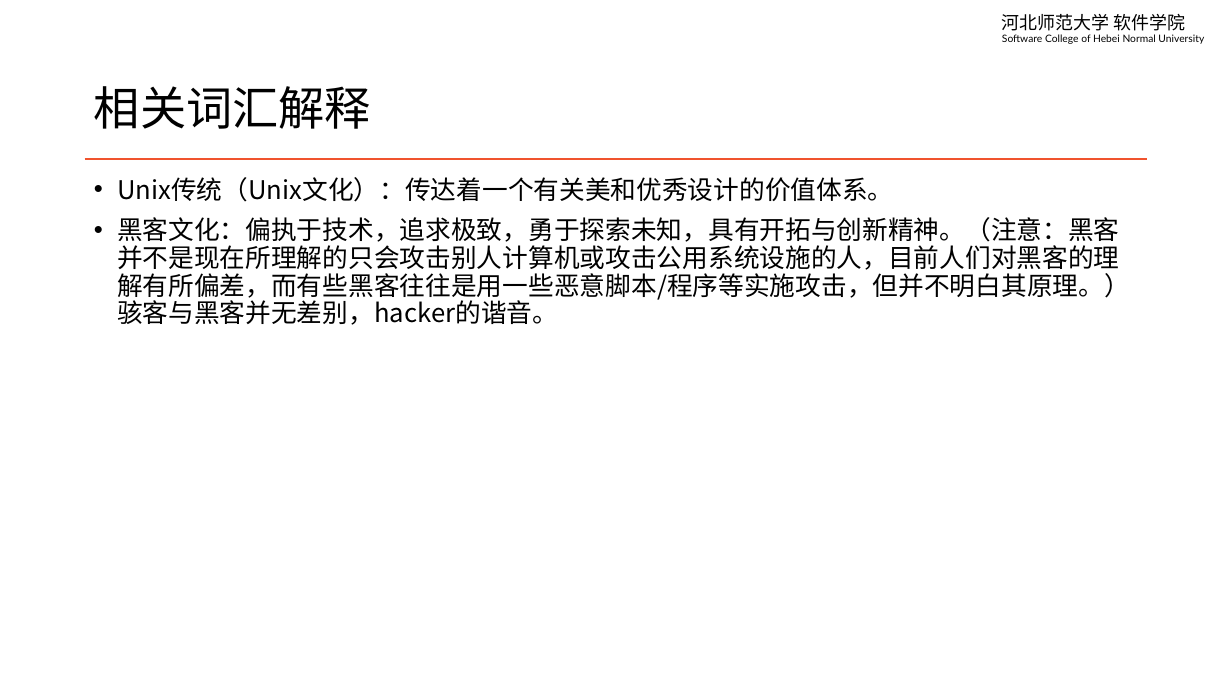
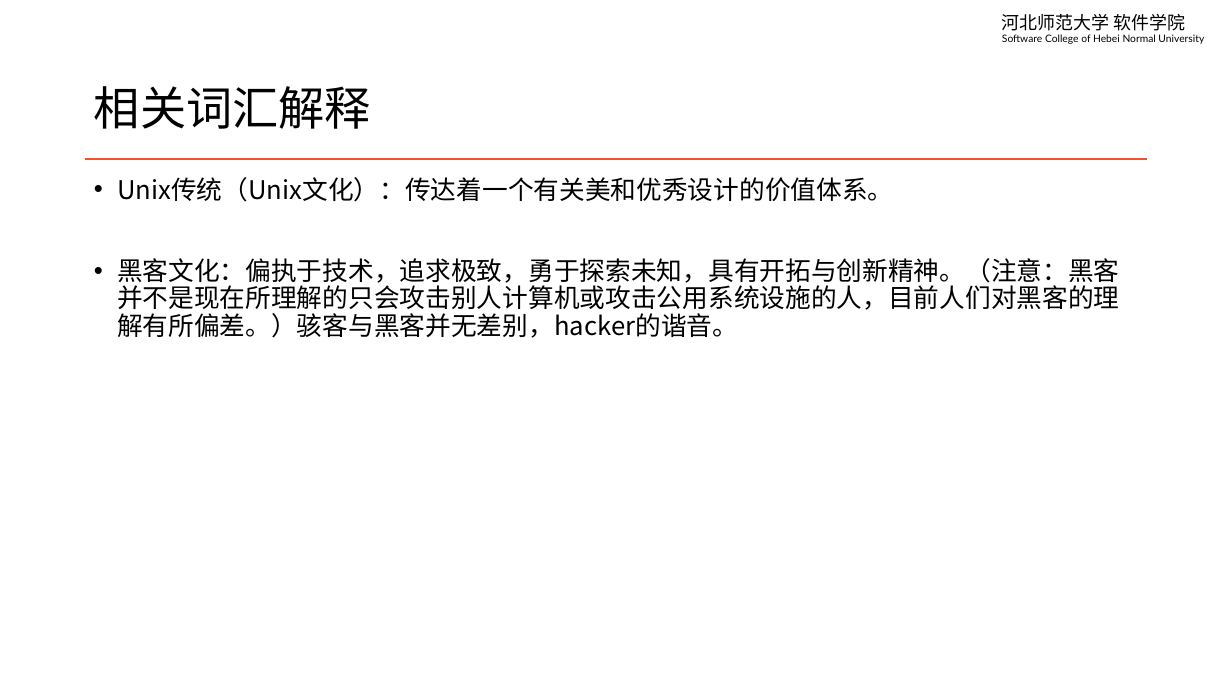
Before and after one commit to edu2act/course-linux-system, a slide deck: slide 9 of materials/slides/ch01-linux-history-and-install.pptx (slide 2 before the commit). Drawn at 1232x693 pixels with LibreOffice and Linux fonts; fonts in the diff are those of the drawing. Boxes give left, top, right and bottom in pixels: in the first picture for what was removed or moved away, otherwise in the second. Text is boxed around its words. In the diff, an @@ line names an element or a change of style, - is before the commit and + after.

```diff
--- a/materials/slides/ch01-linux-history-and-install.pptx
+++ b/materials/slides/ch01-linux-history-and-install.pptx
@@ text at [117, 258, 1120, 338]: text changed @@
-• 黑客文化：偏执于技术，追求极致，勇于探索未知，具有开拓与创新精神。（注意：黑客并不是现在所理解的只会攻击别人计算机或攻击公用系统设施的人，目前人们对黑客的理解有所偏差，而有些黑客往往是用一些恶意脚本/程序等实施攻击，但并不明白其原理。）骇客与黑客并无差别，hacker的谐音。
+• 黑客文化：偏执于技术，追求极致，勇于探索未知，具有开拓与创新精神。（注意：黑客并不是现在所理解的只会攻击别人计算机或攻击公用系统设施的人，目前人们对黑客的理解有所偏差。）骇客与黑客并无差别，hacker的谐音。
```
Also in this commit, not shown: 4 other slides changed, 4 other files.
